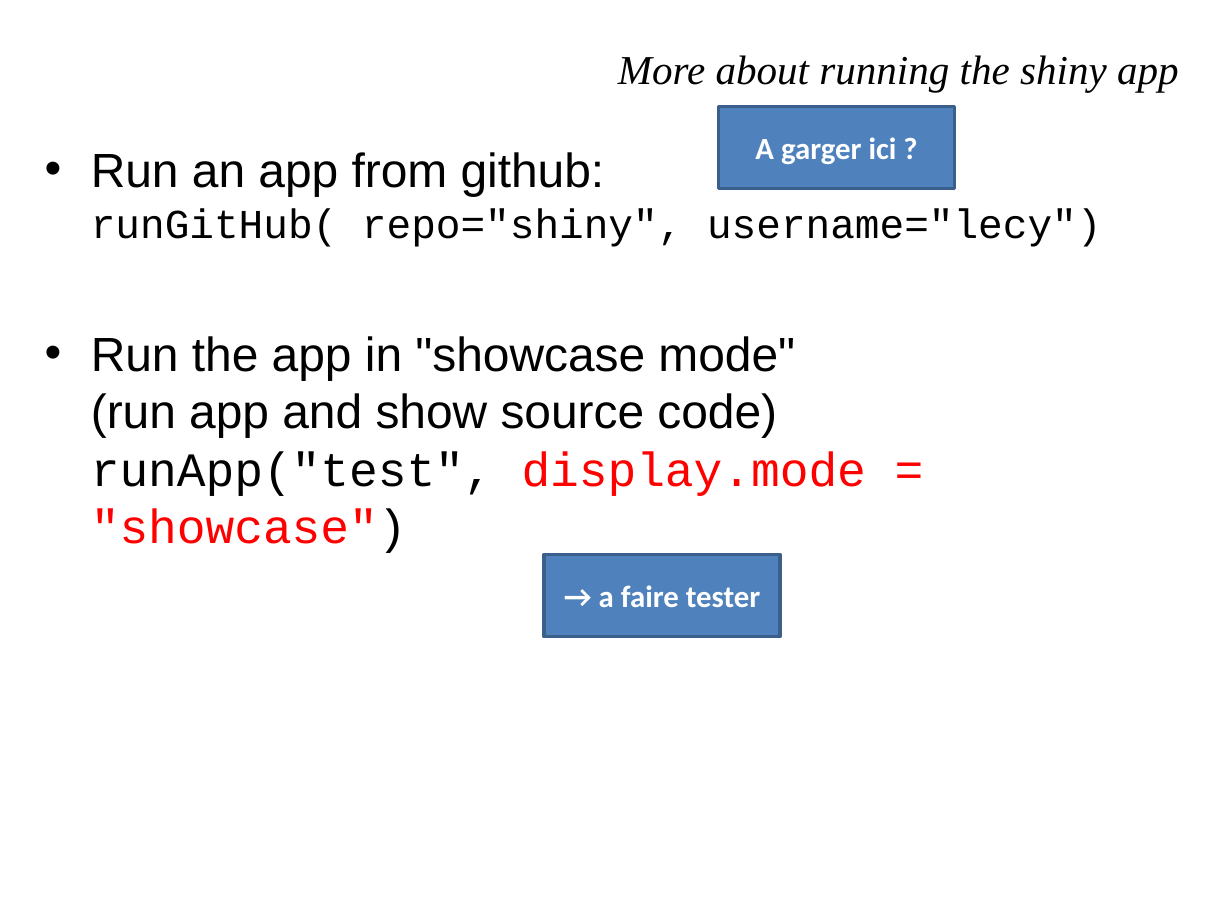
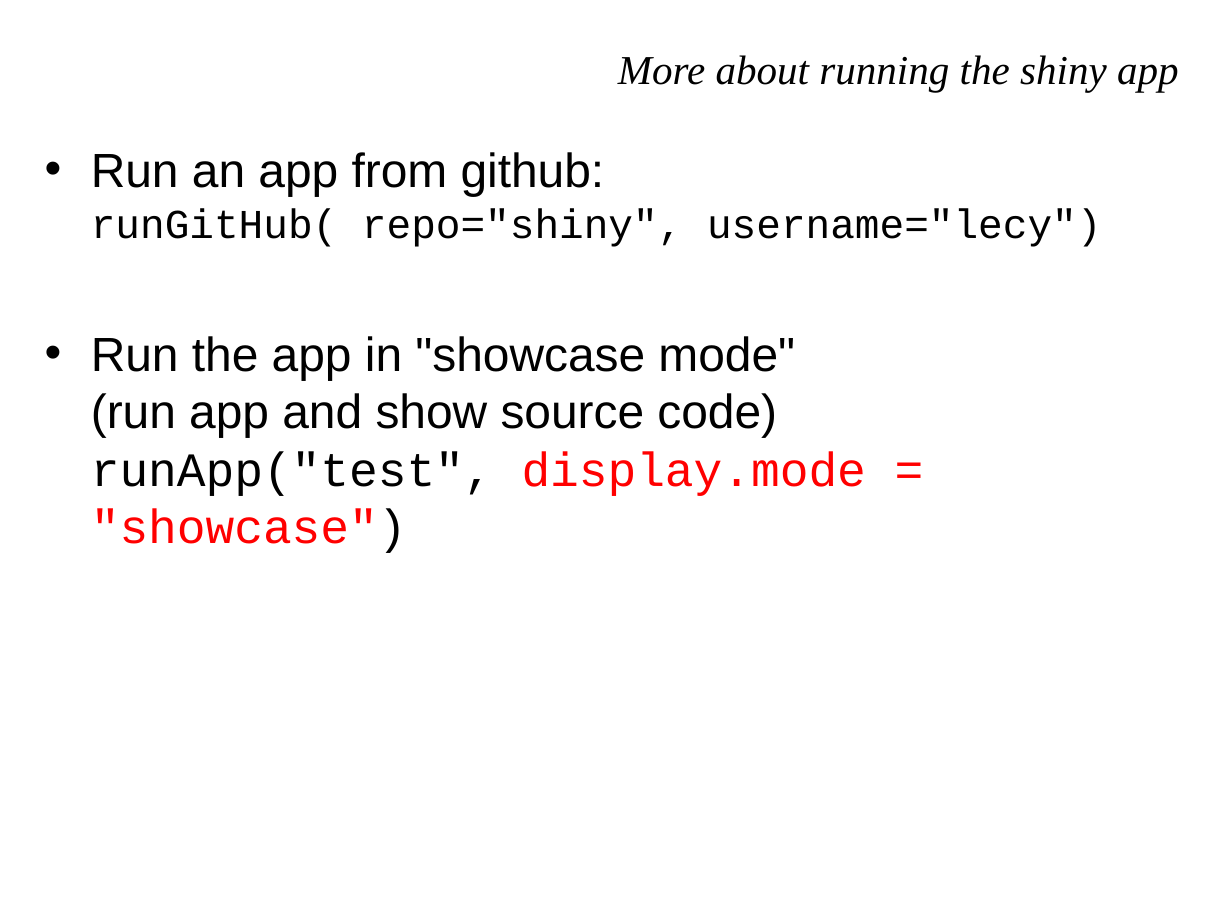
Before and after one commit to IFB-ElixirFr/IFB_Shiny_training, a slide deck: slide 13 of slides/20190709-Shiny-partieB.pptx. Drawn at 1232x924 pixels with LibreOffice and Linux fonts; fonts in the diff are those of the drawing. Boxes give left, top, right and bottom in pixels: in the first picture for what was removed or moved away, otherwise in the second. Text is boxed around its words. In the diff, an @@ line names an element or a change of style, - is before the commit and + after.

```diff
--- a/slides/20190709-Shiny-partieB.pptx
+++ b/slides/20190709-Shiny-partieB.pptx
@@ rectangle removed at (718,106,955,188) @@
-A garger ici ?
@@ rectangle removed at (545,554,781,637) @@
-→ a faire tester
```
Also in this commit, not shown: 1 other slide changed, 23 other files.
